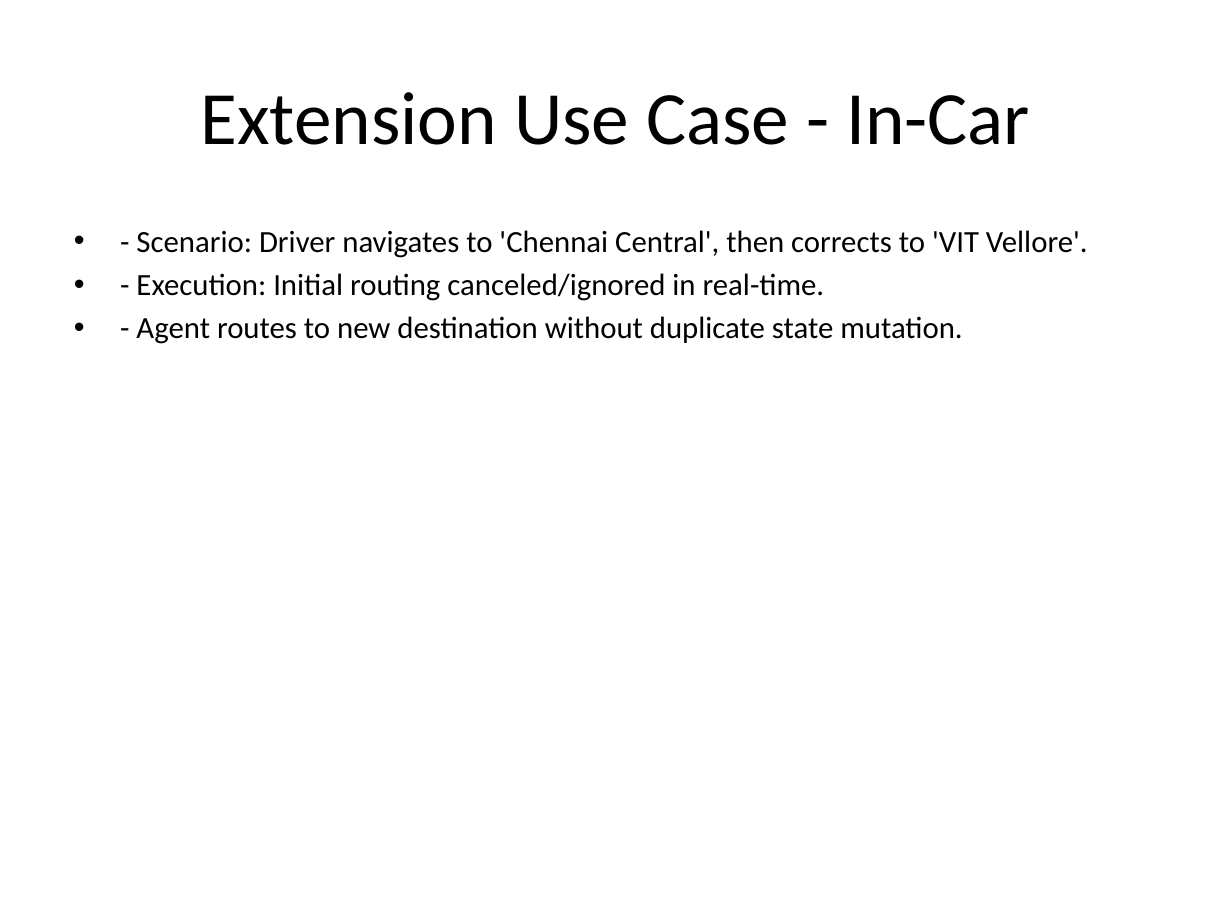
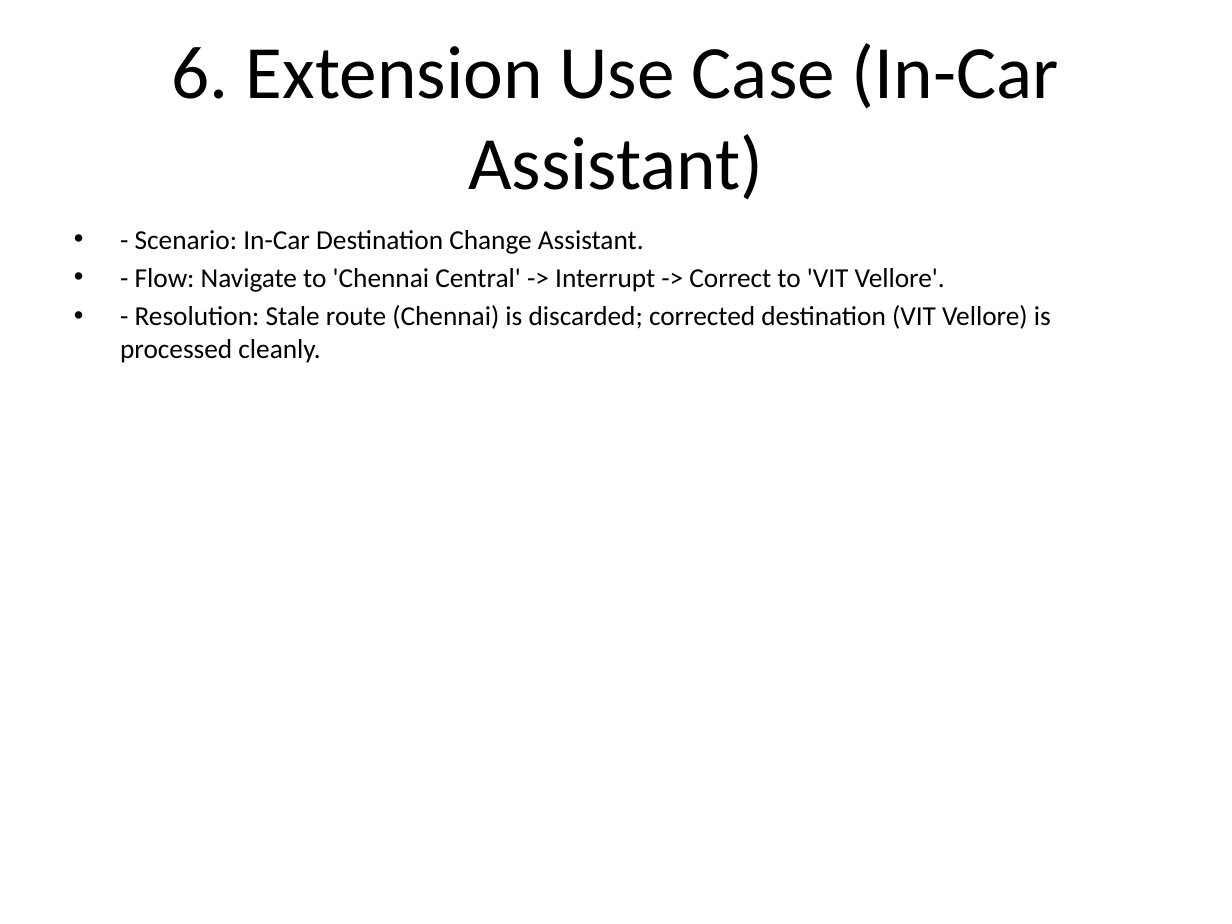
Before and after one commit to TiyasDas-81/Samsung_Prism, a slide deck: slide 6 of presentation/Samsung_PRISM_Theme05.pptx (slide 7 before the commit). Drawn at 1232x924 pixels with LibreOffice and Linux fonts; fonts in the diff are those of the drawing. Boxes give left, top, right and bottom in pixels: in the first picture for what was removed or moved away, otherwise in the second. Text is boxed around its words. In the diff, an @@ line names an element or a change of style, - is before the commit and + after.

```diff
--- a/presentation/Samsung_PRISM_Theme05.pptx
+++ b/presentation/Samsung_PRISM_Theme05.pptx
@@ title at [172, 43, 1059, 200]: text changed @@
-Extension Use Case - In-Car
+6. Extension Use Case (In-Car Assistant)
@@ text at [120, 230, 1051, 363]: text changed; size 18 to 16 pt @@
-• - Scenario: Driver navigates to 'Chennai Central', then corrects to 'VIT Vellore'.
-• - Execution: Initial routing canceled/ignored in real-time.
-• - Agent routes to new destination without duplicate state mutation.
+• - Scenario: In-Car Destination Change Assistant.
+• - Flow: Navigate to 'Chennai Central' -> Interrupt -> Correct to 'VIT Vellore'.
+• - Resolution: Stale route (Chennai) is discarded; corrected destination (VIT Vellore) is processed cleanly.
```
Also in this commit, not shown: 6 other slides changed, 1 slide added, 1 slide removed, 1 other file.
